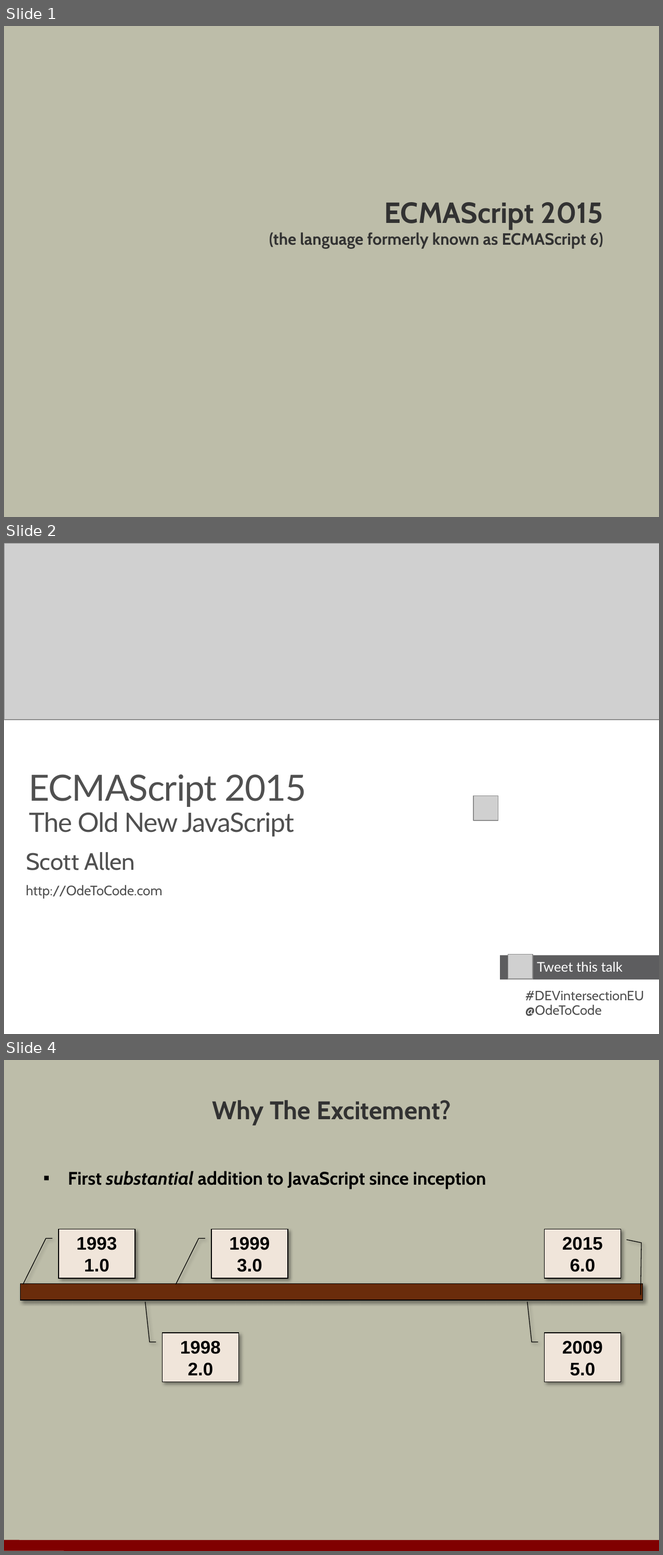
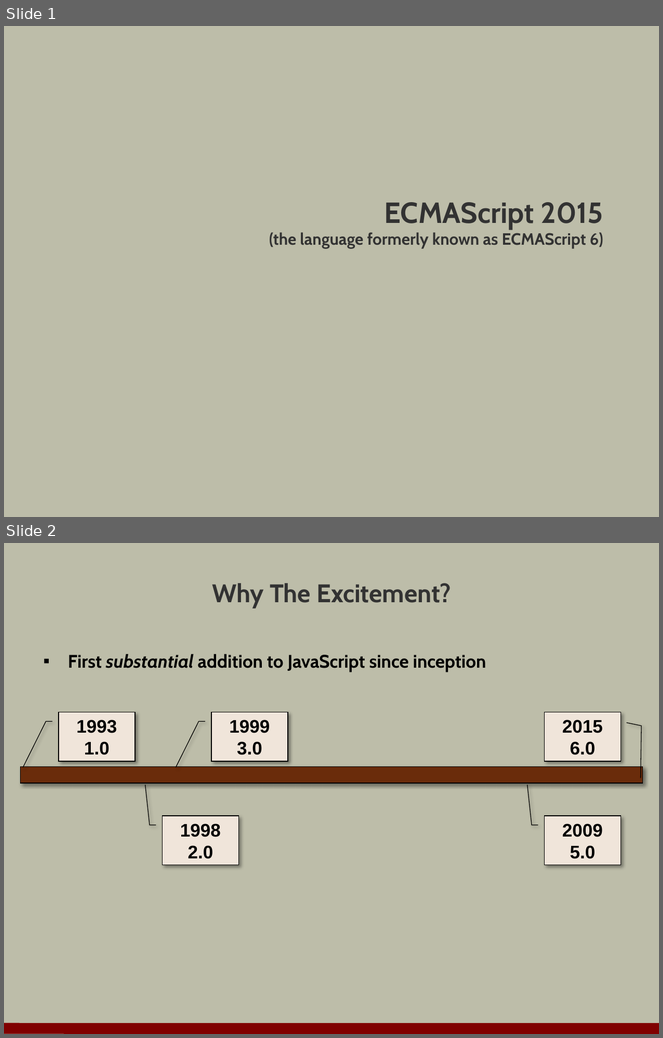
Before and after one commit to OdeToCode/classes, a slide deck: angularjs/slides/11_es6.pptx. Shown one above the other, each under a label of ours: slides 1, 2 and 4 before the commit, slides 1 and 2 after it; the slides between them are not shown. The pictures are 663x1555 and 663x1038 pixels, drawn with LibreOffice and Linux fonts; fonts in the diff are those of the drawing; grey boxes stand for pictures; background and template pictures are left out. Boxes give left, top, right and bottom in pixels: in the first picture for what was removed or moved away, otherwise in the second. Text is boxed around its words. In the diff, an @@ line names an element or a change of style, - is before the commit and + after.

```diff
--- a/angularjs/slides/11_es6.pptx
+++ b/angularjs/slides/11_es6.pptx
@@ slide 2 removed at (4, 543, 659, 1034), background #FFFFFF @@
@@ picture removed at (4, 543, 659, 720) @@
@@ title removed at (29, 774, 307, 837) @@
-ECMAScript 2015
-The Old New JavaScript
@@ picture removed at (474, 796, 499, 821) @@
@@ table removed at (20, 845, 425, 918), 2 rows, 1 columns @@
-Scott Allen
-http://OdeToCode.com
@@ rectangle removed at (500, 956, 659, 980) @@
-Tweet this talk
@@ picture removed at (508, 954, 533, 979) @@
@@ text removed at (526, 991, 644, 1016) @@
-#DEVintersectionEU@OdeToCode
@@ what was slide 4 is now slide 2 @@
```
Also in this commit, not shown: 1 slide changed, 1 other slide removed, 1 other file.
